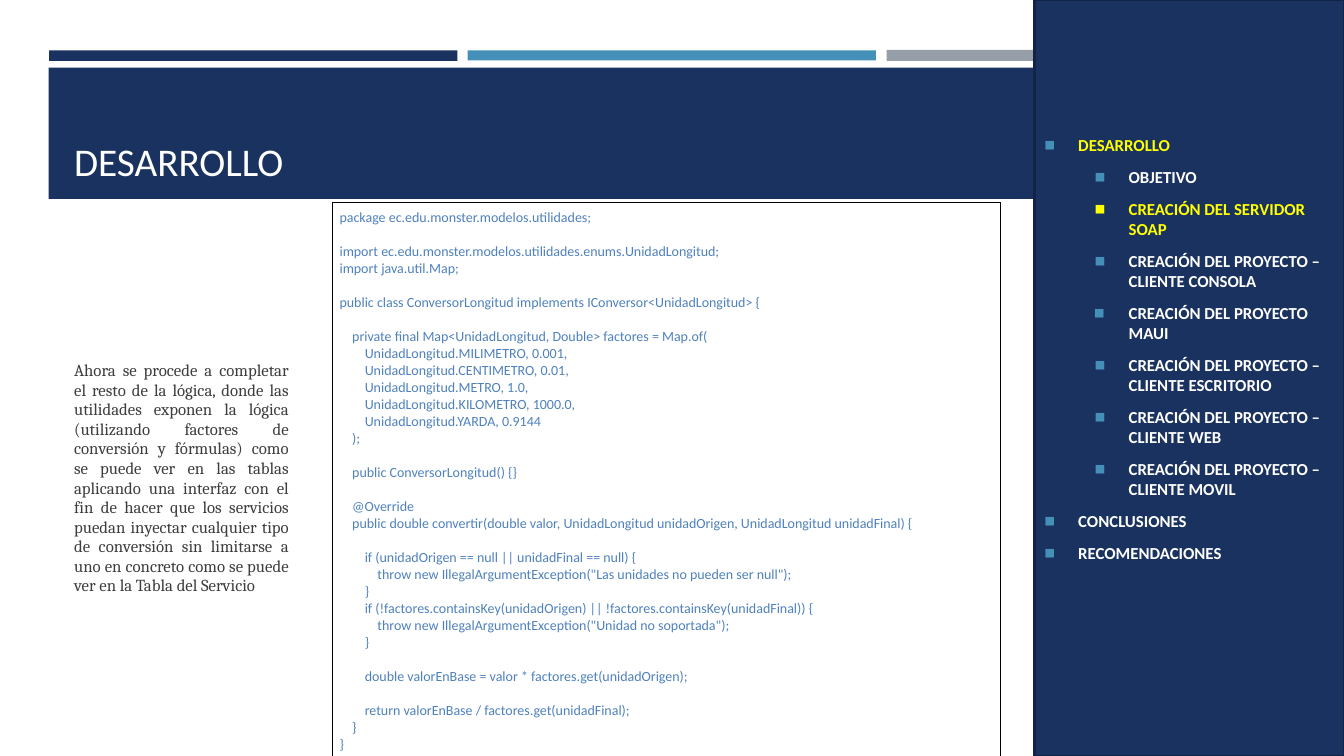
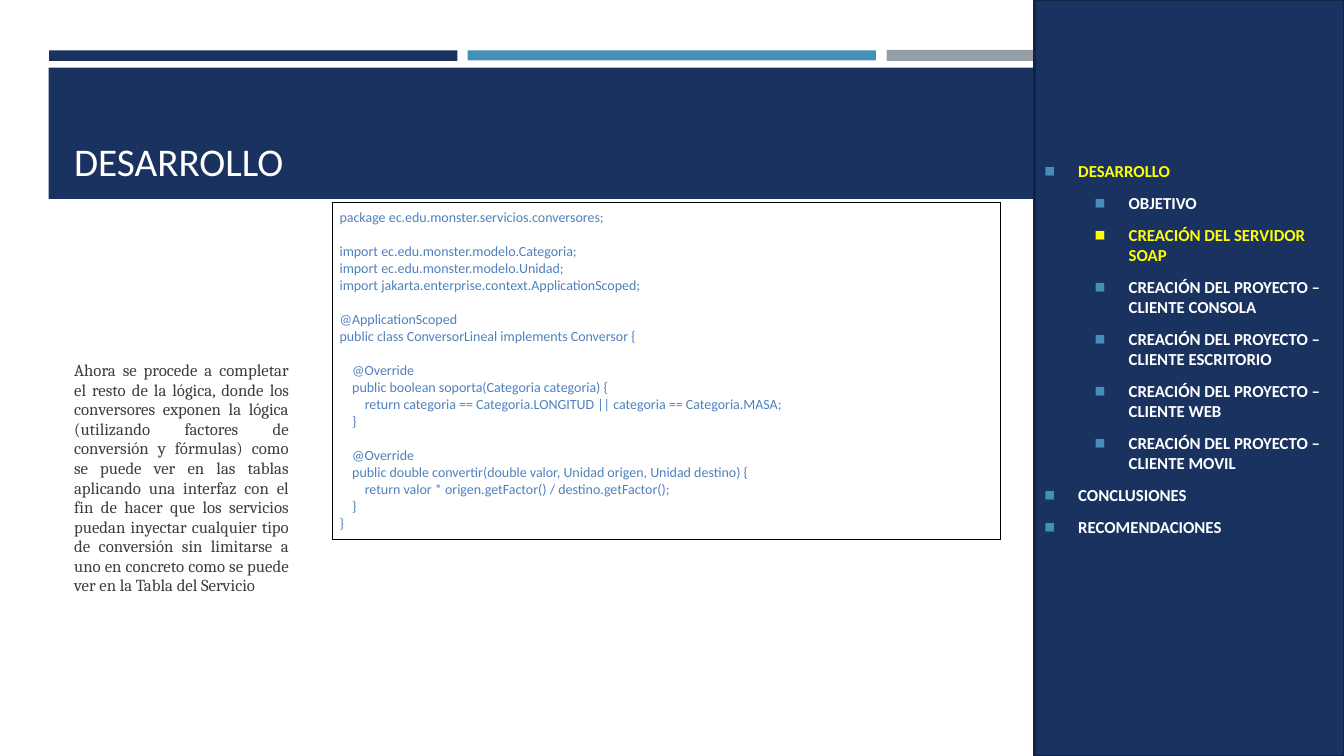
Before and after one commit to Teo344/Arquitectura_GRUPO03, a slide deck: slide 18 of TI.1.1. PAO202651_SOAP_JAVA_SINBDD_NRC36884_GR03/05. DOCUMENTACION/PRESENTACION TI.1.1. SOAP sin BDD en JAVA GR03.pptx (slide 20 before the commit). Drawn at 1344x756 pixels with LibreOffice and Linux fonts; fonts in the diff are those of the drawing. Boxes give left, top, right and bottom in pixels: in the first picture for what was removed or moved away, otherwise in the second. Text is boxed around its words. In the diff, an @@ line names an element or a change of style, - is before the commit and + after.

Commit message:
Actualiza documentación TI1.1 SOAP Java

```diff
--- a/TI.1.1. PAO202651_SOAP_JAVA_SINBDD_NRC36884_GR03/05. DOCUMENTACION/PRESENTACION TI.1.1. SOAP sin BDD en JAVA GR03.pptx
+++ b/TI.1.1. PAO202651_SOAP_JAVA_SINBDD_NRC36884_GR03/05. DOCUMENTACION/PRESENTACION TI.1.1. SOAP sin BDD en JAVA GR03.pptx
@@ table at (x1=333, y1=203, x2=1001, y2=536) @@
@@ row 1, column 1: "package ec.edu.monster.modelos.utilidades; / import ec.edu.monster.modelos.utilidades.enums.UnidadLongitud; / import java.util.Map; / public class ConversorLongitud implements IConversor<UnidadLongitud> { / private final Map<UnidadLongitud, Double> factores = Map.of( / UnidadLongitud.MILIMETRO, 0.001, / UnidadLongitud.CENTIMETRO, 0.01, / UnidadLongitud.METRO, 1.0, / UnidadLongitud.KILOMETRO, 1000.0, / UnidadLongitud.YARDA, 0.9144 / ); / public ConversorLongitud() {} / @Override / public double convertir(double valor, UnidadLongitud unidadOrigen, UnidadLongitud unidadFinal) { / if (unidadOrigen == null || unidadFinal == null) { / throw new IllegalArgumentException("Las unidades no pueden ser null"); / } / if (!factores.containsKey(unidadOrigen) || !factores.containsKey(unidadFinal)) { / throw new IllegalArgumentException("Unidad no soportada"); / } / double valorEnBase = valor * factores.get(unidadOrigen); / return valorEnBase / factores.get(unidadFinal); / } / }" to "package ec.edu.monster.servicios.conversores; / import ec.edu.monster.modelo.Categoria; / import ec.edu.monster.modelo.Unidad; / import jakarta.enterprise.context.ApplicationScoped; / @ApplicationScoped / public class ConversorLineal implements Conversor { / @Override / public boolean soporta(Categoria categoria) { / return categoria == Categoria.LONGITUD || categoria == Categoria.MASA; / } / @Override / public double convertir(double valor, Unidad origen, Unidad destino) { / return valor * origen.getFactor() / destino.getFactor(); / } / }" @@
@@ text in rectangle at (x1=1129, y1=305, x2=1308, y2=339): paragraph removed @@
-  ◼ CREACIÓN DEL PROYECTO MAUI
@@ text at (x1=74, y1=364, x2=289, y2=591): text changed @@
-Ahora se procede a completar el resto de la lógica, donde las utilidades exponen la lógica (utilizando factores de conversión y fórmulas) como se puede ver en las tablas aplicando una interfaz con el fin de hacer que los servicios puedan inyectar cualquier tipo de conversión sin limitarse a uno en concreto como se puede ver en la Tabla del Servicio
+Ahora se procede a completar el resto de la lógica, donde los conversores exponen la lógica (utilizando factores de conversión y fórmulas) como se puede ver en las tablas aplicando una interfaz con el fin de hacer que los servicios puedan inyectar cualquier tipo de conversión sin limitarse a uno en concreto como se puede ver en la Tabla del Servicio
```
Also in this commit, not shown: 44 other slides changed, 4 slides added, 28 slides removed, 2 other files.
